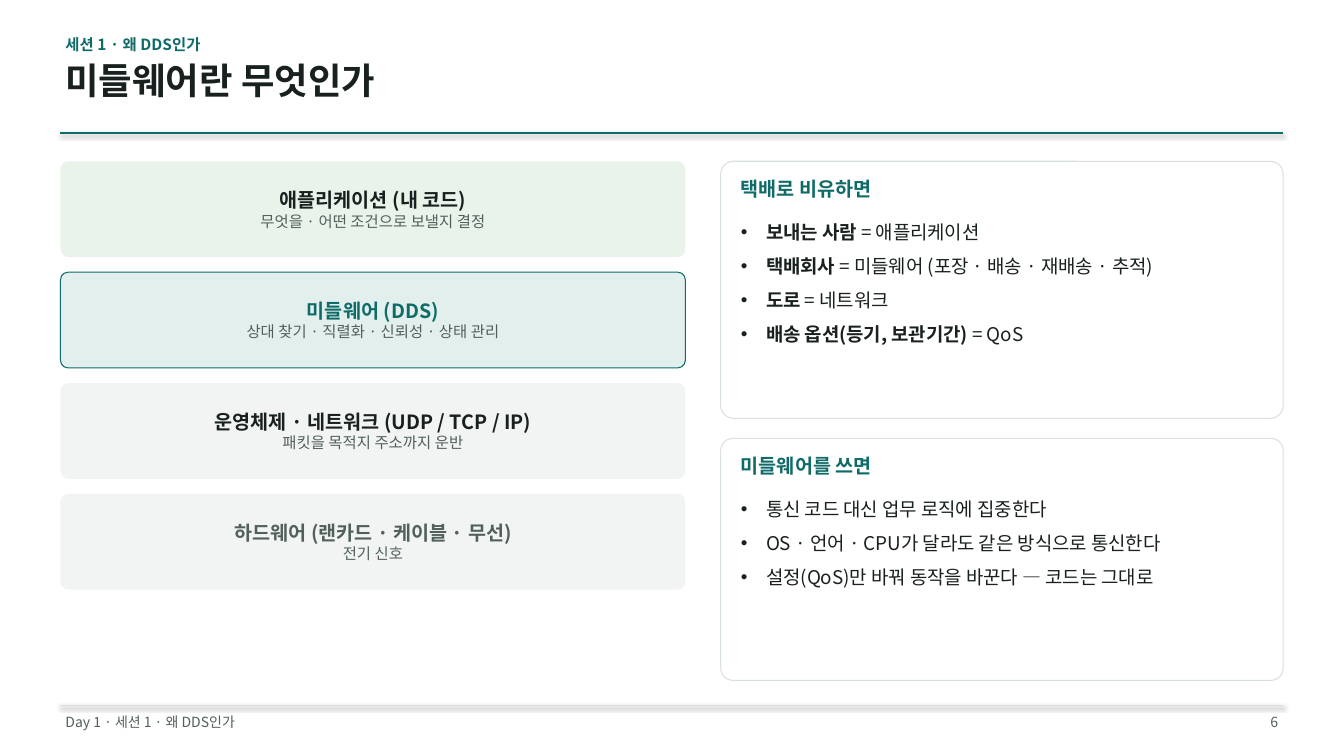
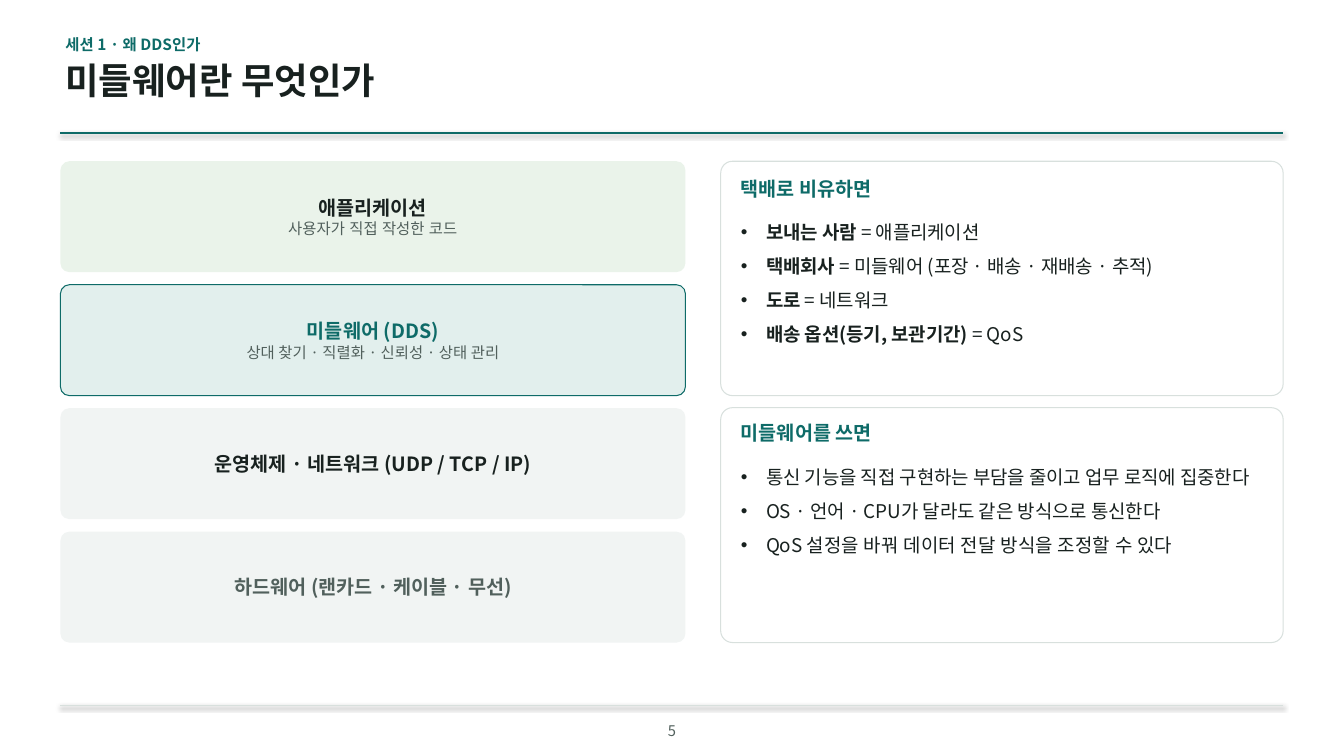
Before and after one commit to IntellectusCorp/int2DDS-lecture, a slide deck: slide 5 of int2dds-lecture-for-beginner.pptx. Drawn at 1344x756 pixels with LibreOffice and Linux fonts; fonts in the diff are those of the drawing; background and template pictures are left out. Boxes give left, top, right and bottom in pixels: in the first picture for what was removed or moved away, otherwise in the second. Text is boxed around its words. In the diff, an @@ line names an element or a change of style, - is before the commit and + after.

```diff
--- a/int2dds-lecture-for-beginner.pptx
+++ b/int2dds-lecture-for-beginner.pptx
@@ rounded rectangle "애플리케이션": place and size @@
-rounded rectangle "애플리케이션" at box(60, 161, 686, 257)
+rounded rectangle "애플리케이션" at box(60, 161, 686, 272)
@@ rounded rectangle: place and size @@
-rounded rectangle at box(721, 161, 1284, 418)
+rounded rectangle at box(721, 161, 1284, 396)
@@ text in rounded rectangle at box(288, 198, 457, 235): text changed @@
-애플리케이션 (내 코드)
-무엇을 · 어떤 조건으로 보낼지 결정
+애플리케이션
+사용자가 직접 작성한 코드
@@ rounded rectangle "미들웨어 (DDS)": place and size @@
-rounded rectangle "미들웨어 (DDS)" at box(60, 272, 686, 368)
+rounded rectangle "미들웨어 (DDS)" at box(60, 285, 686, 396)
@@ rounded rectangle "운영체제 · 네트워크 (UDP / ...": place and size @@
-rounded rectangle "운영체제 · 네트워크 (UDP / ..." at box(60, 383, 686, 479)
+rounded rectangle "운영체제 · 네트워크 (UDP / ..." at box(60, 408, 686, 519)
@@ rounded rectangle: place and size @@
-rounded rectangle at box(721, 439, 1284, 681)
+rounded rectangle at box(721, 408, 1284, 643)
@@ text "미들웨어를 쓰면": place and size @@
-text "미들웨어를 쓰면" at box(741, 456, 872, 475)
+text "미들웨어를 쓰면" at box(741, 423, 872, 442)
@@ text in rounded rectangle at box(282, 435, 463, 449): paragraph removed @@
-패킷을 목적지 주소까지 운반
@@ text "통신 기능을 직접 구현하는 부담을 ...": place and size @@
-text "통신 기능을 직접 구현하는 부담을 ..." at box(766, 500, 1160, 588)
+text "통신 기능을 직접 구현하는 부담을 ..." at box(766, 468, 1249, 556)
@@ text at box(766, 468, 1249, 486): text changed @@
-• 통신 코드 대신 업무 로직에 집중한다
+• 통신 기능을 직접 구현하는 부담을 줄이고 업무 로직에 집중한다
@@ rounded rectangle "하드웨어 (랜카드 · 케이블 · ...": place and size @@
-rounded rectangle "하드웨어 (랜카드 · 케이블 · ..." at box(60, 494, 686, 590)
+rounded rectangle "하드웨어 (랜카드 · 케이블 · ..." at box(60, 532, 686, 643)
@@ text at box(766, 536, 1173, 556): text changed @@
-• 설정(QoS)만 바꿔 동작을 바꾼다 — 코드는 그대로
+• QoS 설정을 바꿔 데이터 전달 방식을 조정할 수 있다
@@ text in rounded rectangle at box(343, 546, 403, 560): paragraph removed @@
-전기 신호
@@ text removed at box(65, 715, 235, 730) @@
-Day 1 · 세션 1 · 왜 DDS인가
@@ text removed at box(1270, 716, 1278, 727) @@
-6
@@ text added at box(668, 725, 676, 736), 10.5 pt, text #51605C @@
+5
```
Also in this commit, not shown: 111 other slides changed, 7 slides added, 10 slides removed, 1 other file.
